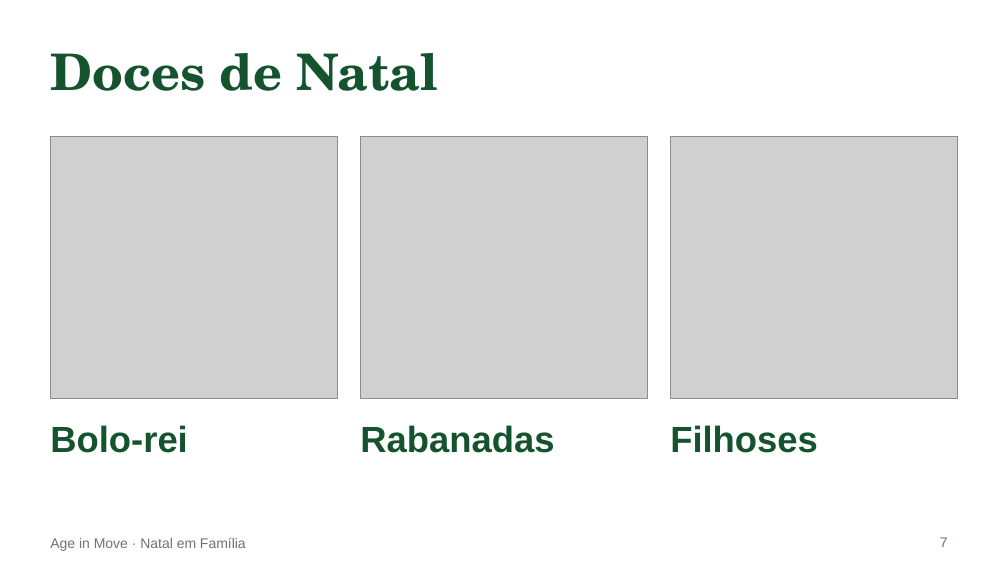
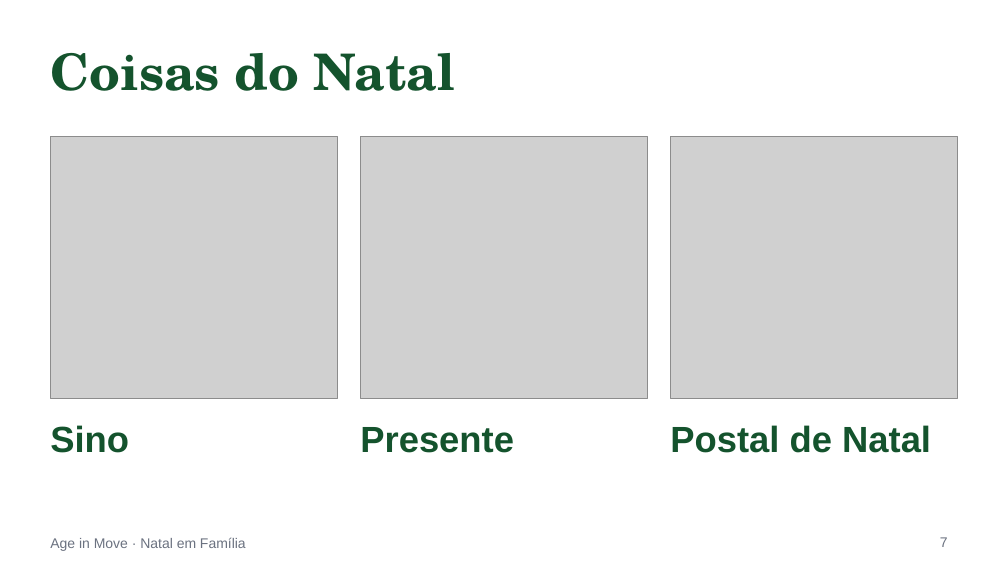
Before and after one commit to ageinmove25-bit/age-in-move-platform, a slide deck: slide 7 of materiais/powerpoints/pptx/v2/natal-em-familia.pptx. Drawn at 1008x567 pixels with LibreOffice and Linux fonts; fonts in the diff are those of the drawing; grey boxes stand for pictures. Boxes give left, top, right and bottom in pixels: in the first picture for what was removed or moved away, otherwise in the second. Text is boxed around its words. In the diff, an @@ line names an element or a change of style, - is before the commit and + after.

```diff
--- a/materiais/powerpoints/pptx/v2/natal-em-familia.pptx
+++ b/materiais/powerpoints/pptx/v2/natal-em-familia.pptx
@@ title at bbox=[50, 53, 456, 91]: text changed @@
-Doces de Natal
+Coisas do Natal
@@ text at bbox=[50, 425, 129, 453]: text changed @@
-Bolo-rei
+Sino
@@ text at bbox=[360, 427, 514, 453]: text changed @@
-Rabanadas
+Presente
@@ text at bbox=[670, 425, 931, 453]: text changed @@
-Filhoses
+Postal de Natal
```
Also in this commit, not shown: 11 other slides changed, 1 slide added, 1 slide removed, 24 other files.
